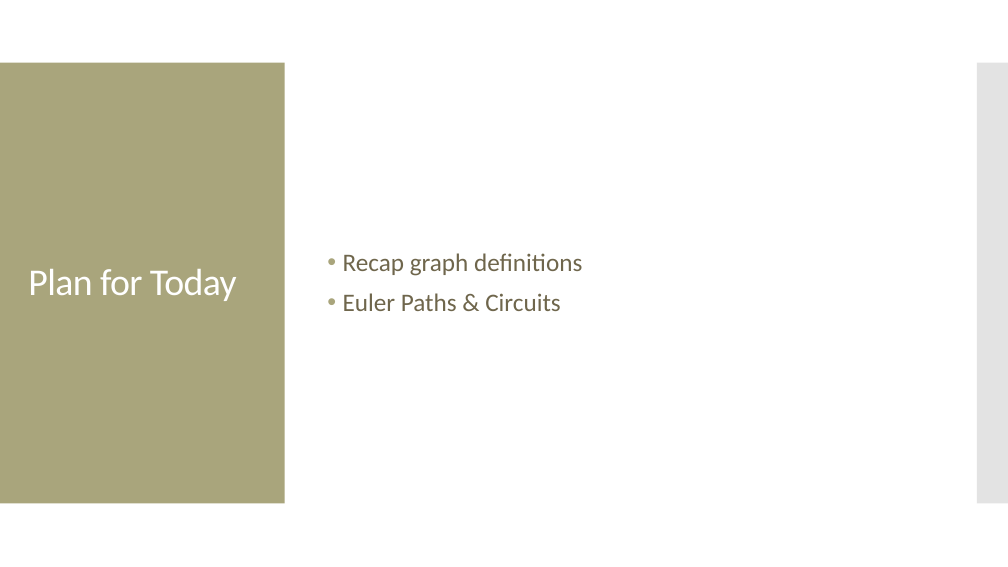
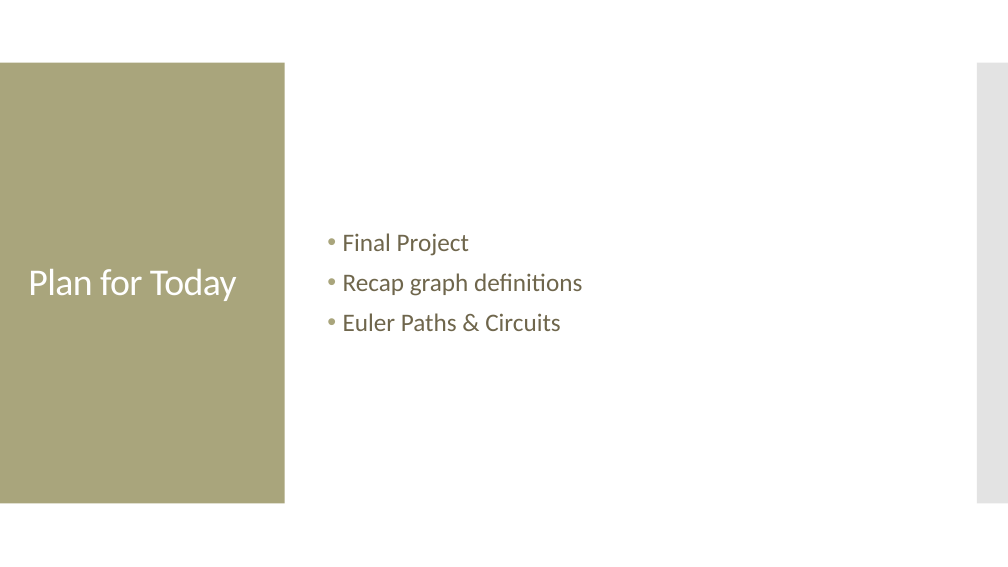
Before and after one commit to amosca01/MATH220-S24, a slide deck: slide 2 of slides/14-euler-paths-circuits.pptx. Drawn at 1008x567 pixels with LibreOffice and Linux fonts; fonts in the diff are those of the drawing. Boxes give left, top, right and bottom in pixels: in the first picture for what was removed or moved away, otherwise in the second. Text is boxed around its words. In the diff, an @@ line names an element or a change of style, - is before the commit and + after.

```diff
--- a/slides/14-euler-paths-circuits.pptx
+++ b/slides/14-euler-paths-circuits.pptx
@@ text at bbox=[343, 233, 469, 256]: paragraph added @@
+• Final Project
```
Also in this commit, not shown: 1 slide added, 3 other files.
